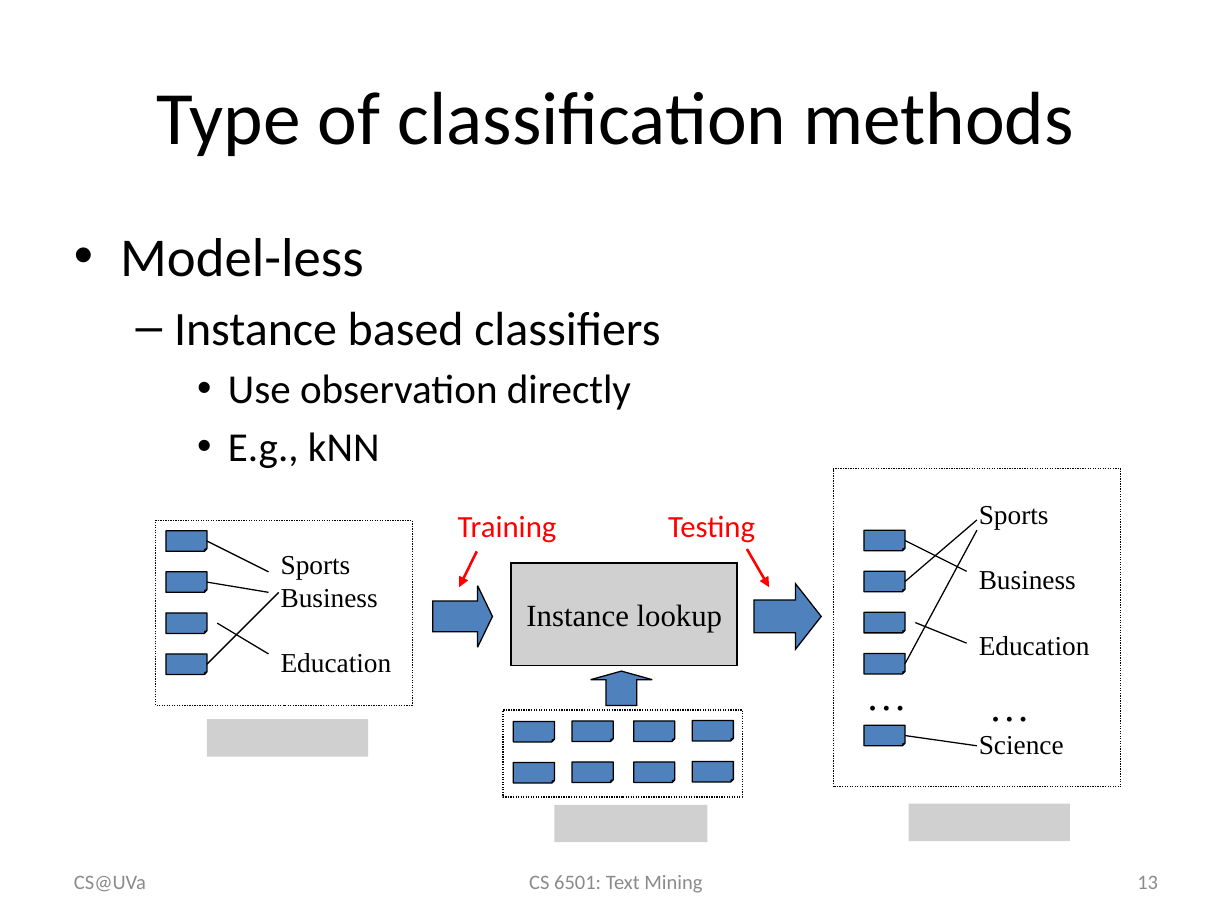
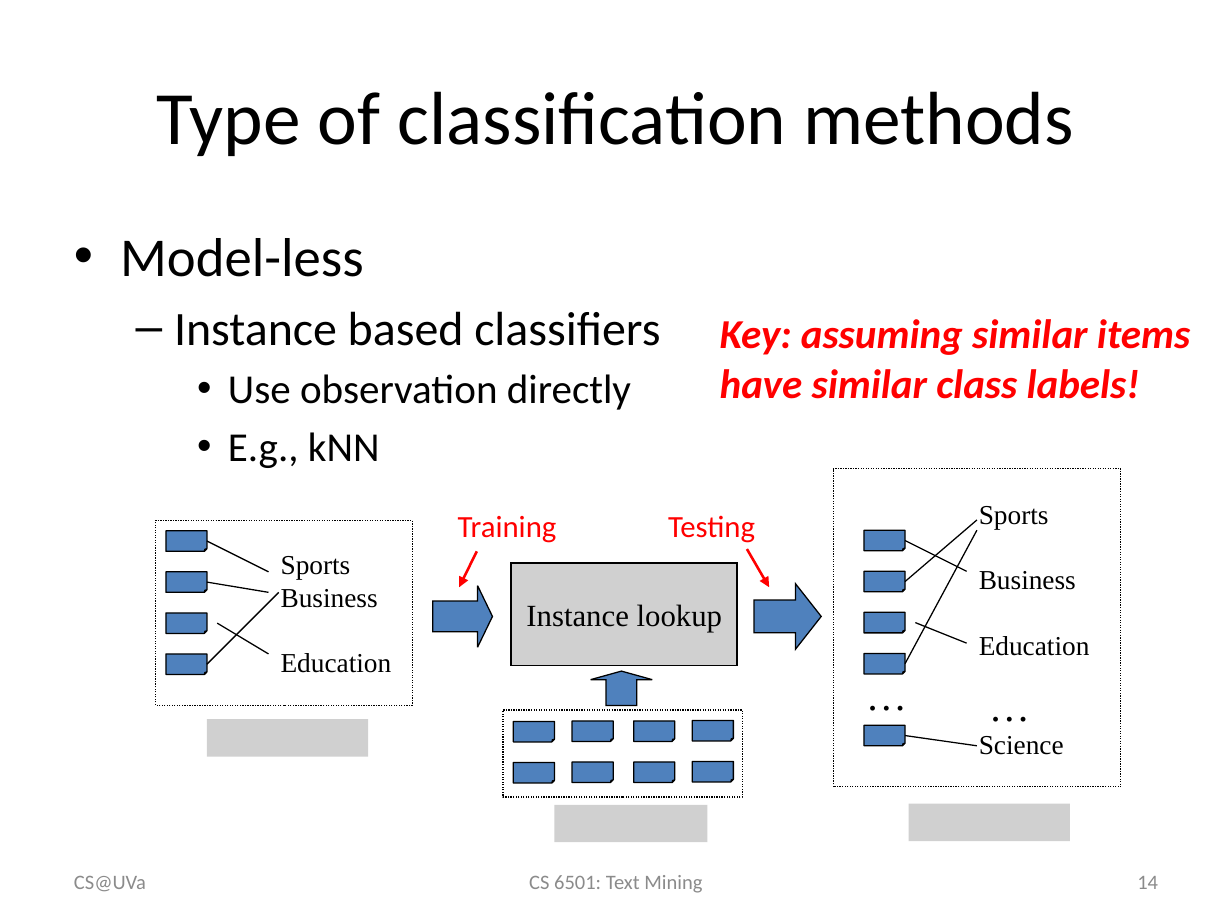
Before and after one commit to wang296/CS6501-Text-Mining, a slide deck: slide 14 of docs/TextCategorization.pptx (slide 13 before the commit). Drawn at 1232x924 pixels with LibreOffice and Linux fonts; fonts in the diff are those of the drawing; grey boxes stand for pictures. Boxes give left, top, right and bottom in pixels: in the first picture for what was removed or moved away, otherwise in the second. Text is boxed around its words. In the diff, an @@ line names an element or a change of style, - is before the commit and + after.

```diff
--- a/docs/TextCategorization.pptx
+++ b/docs/TextCategorization.pptx
@@ text added at (720,319,1190,399), 24 pt, text #FF0000, bold, italic @@
+Key: assuming similar items have similar class labels!
@@ page number at (1137,876,1158,889): text changed @@
-13
+14
```
Also in this commit, not shown: 3 other slides changed, 1 slide added, 1 other file.
